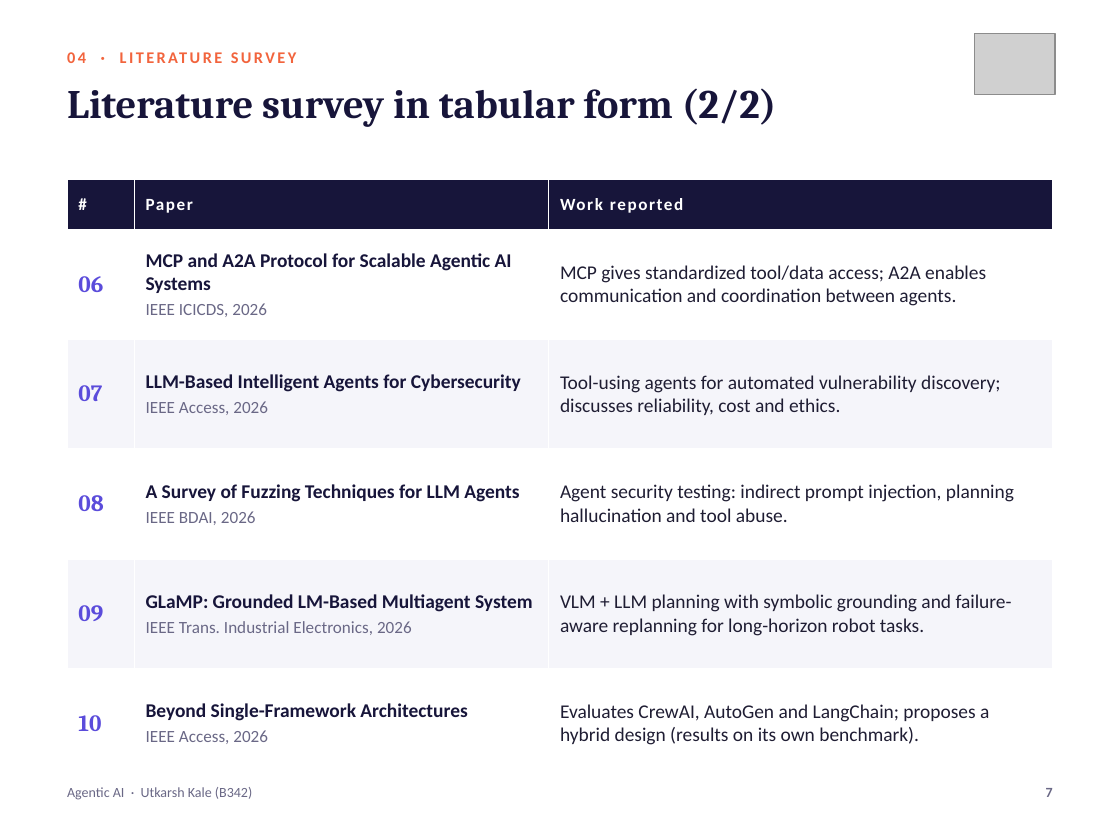
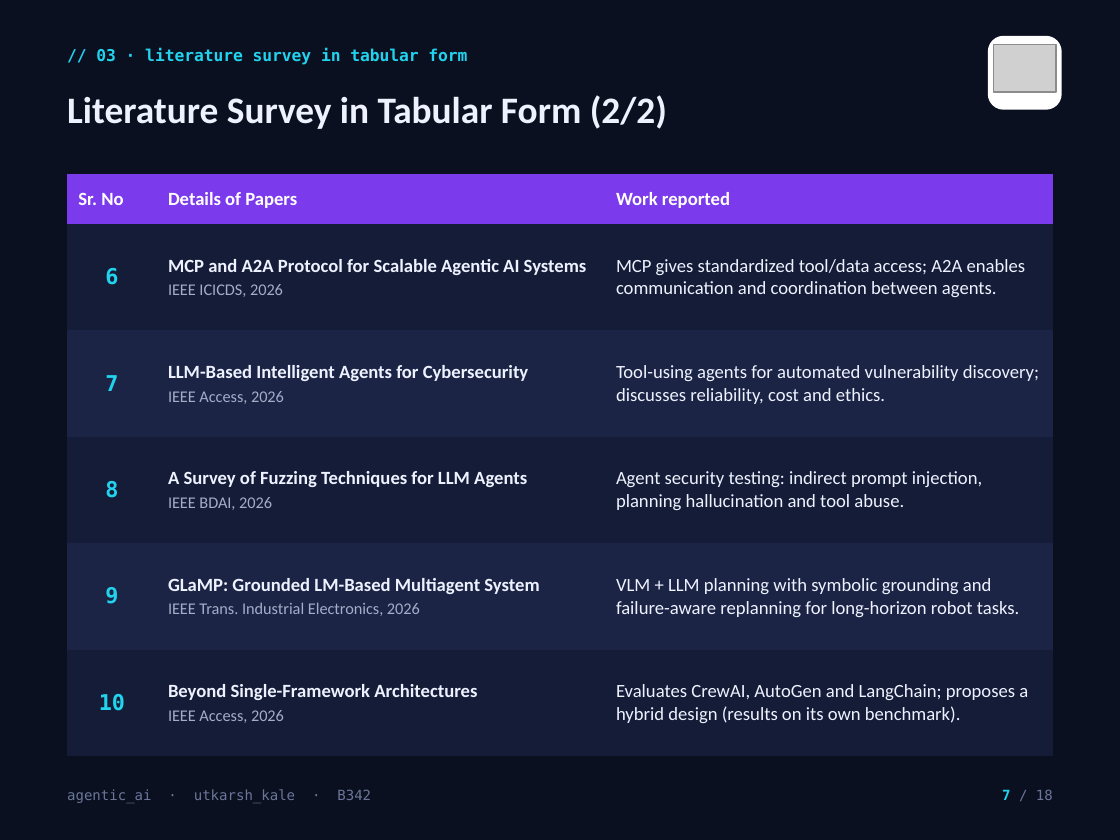
Before and after one commit to UtkarshKale/Cooga, a slide deck: slide 7 of seminar-ppt/Seminar_PPT_Agentic_AI_B342_Utkarsh_Kale.pptx. Drawn at 1120x840 pixels with LibreOffice and Linux fonts; fonts in the diff are those of the drawing; grey boxes stand for pictures; background and template pictures are left out. Boxes give left, top, right and bottom in pixels: in the first picture for what was removed or moved away, otherwise in the second. Text is boxed around its words. In the diff, an @@ line names an element or a change of style, - is before the commit and + after.

```diff
--- a/seminar-ppt/Seminar_PPT_Agentic_AI_B342_Utkarsh_Kale.pptx
+++ b/seminar-ppt/Seminar_PPT_Agentic_AI_B342_Utkarsh_Kale.pptx
@@ background #FFFFFF to picture (left out) @@
@@ text at <box>96,47,467,65</box>: text changed; size 26 to 10.5 pt; font Cambria to DejaVu Sans Mono; text colour #17153A to #22D3EE @@
-Literature survey in tabular form (2/2)
+// 03 · literature survey in tabular form
@@ rounded rectangle added at <box>988,36,1062,110</box>, fill #FFFFFF @@
@@ picture: place and size @@
-picture at <box>974,34,1055,94</box>
+picture at <box>993,45,1056,92</box>
@@ text "Literature Survey in Tabular Form ..." at <box>67,95,667,129</box>: vertical alignment top to middle @@
@@ text at <box>67,95,667,129</box>: text changed; size 10.5 to 24 pt; text colour #F2643D to #EEF2FF @@
-04 · LITERATURE SURVEY
+Literature Survey in Tabular Form (2/2)
@@ table at <box>67,174,1053,756</box> @@
-row 1, column 1: #
+row 1, column 1: Sr. No
-row 1, column 2: Paper
+row 1, column 2: Details of Papers
-row 2, column 1: 06
+row 2, column 1: 6
-row 3, column 1: 07
+row 3, column 1: 7
-row 4, column 1: 08
+row 4, column 1: 8
-row 5, column 1: 09
+row 5, column 1: 9
@@ fill #17153A to #7C3AED in row 1 @@
@@ fill #FFFFFF to #151C38 in 9 cells @@
@@ fill #F5F5FA to #1B2445 in 6 cells @@
@@ size 11 to 12 pt, letter spacing 1 to 0 pt in "Work reported" @@
@@ size 12.5 to 12 pt in "MCP and A2A Protocol for Scalable Agentic ...", "MCP gives standardized tool/data access; A2A enables ...", "LLM-Based Intelligent Agents for Cybersecurity", "Tool-using agents for automated vulnerability discovery; dis ..." and 6 more places @@
@@ text colour #17153A to #EEF2FF in "MCP and A2A Protocol for Scalable Agentic ...", "LLM-Based Intelligent Agents for Cybersecurity", "A Survey of Fuzzing Techniques for LLM ...", "GLaMP: Grounded LM-Based Multiagent System" and 1 more places @@
@@ size 11 to 10.5 pt, text colour #6A6886 to #A3ADC8 in "IEEE ICICDS, 2026", "IEEE Access, 2026", "IEEE BDAI, 2026", "IEEE Trans. Industrial Electronics, 2026" and 1 more places @@
@@ text colour #1F1D33 to #EEF2FF in "MCP gives standardized tool/data access; A2A enables ...", "Tool-using agents for automated vulnerability discovery; dis ...", "Agent security testing: indirect prompt injection, planning ...", "VLM + LLM planning with symbolic grounding ..." and 1 more places @@
@@ size 15 to 14 pt, font Cambria to DejaVu Sans Mono, text colour #5B4CDB to #22D3EE in "10" @@
@@ less space between paragraphs @@
@@ alignment left to centre @@
@@ borders changed @@
@@ table: place and size @@
-table at <box>67,179,1053,778</box>
+table at <box>67,174,1053,756</box>
@@ text at <box>67,789,371,803</box>: text changed; font Calibri to DejaVu Sans Mono; text colour #6A6886 to #6B7699 @@
-Agentic AI · Utkarsh Kale (B342)
+agentic_ai · utkarsh_kale · B342
@@ page number at <box>1002,789,1053,800</box>: text changed; font Calibri to DejaVu Sans Mono; text colour #6A6886 to #6B7699; bold off @@
-7
+7 / 18
```
Also in this commit, not shown: 16 other slides changed, 1 slide added, 2 slides removed, 5 other files.
